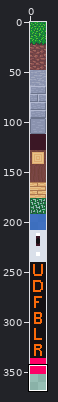
Two versions of one pixel-art file, art/atlas.aseprite. Above: a wide view before the commit, with the close-up outlined.
Close-up. Before the commit:
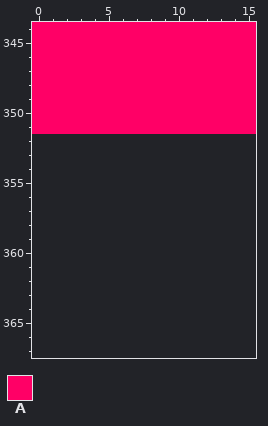
16x352 pixels, 1 frame. Colours within 5 levels of each other are drawn and written as one. Shown: x 0..15, y 344..367. The old version is drawn lined up with the new one, on the new canvas.
Palette (. is transparent): A #ff0066
Pixels before, first column x 0:
344 AAAAAAAAAAAAAAAA
345 AAAAAAAAAAAAAAAA
346 AAAAAAAAAAAAAAAA
347 AAAAAAAAAAAAAAAA
348 AAAAAAAAAAAAAAAA
349 AAAAAAAAAAAAAAAA
350 AAAAAAAAAAAAAAAA
351 AAAAAAAAAAAAAAAA
Once edited:
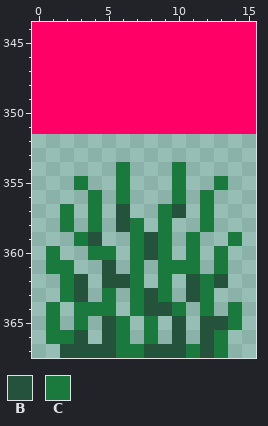
Colours new in this view: B #24523b  C #1a7a3e
The edit:
canvas 16x352 -> 16x368
y 354: x 6 . -> C; x 10 . -> C
y 355: x 3 . -> C; x 6 . -> C; x 10 . -> C; x 13 . -> C
y 356: x 4 . -> C; x 6 . -> C; x 10 . -> C; x 12 . -> C
y 357: x 2 . -> C; x 4 . -> C; x 6 . -> B; x 9..10 .. -> CB; x 12 . -> C
y 358: x 2 . -> C; x 4 . -> C; x 6..7 .. -> BC; x 9 . -> C; x 12 . -> C
y 359: x 3..4 .. -> CB; x 7..9 ... -> CBC; x 11 . -> C; x 14 . -> C
y 360: x 1 . -> C; x 4..5 .. -> CC; x 7..9 ... -> CBC; x 11 . -> C; x 13 . -> C
y 361: x 1..2 .. -> CC; x 5 . -> B; x 7 . -> C; x 9..11 ... -> CCC; x 13 . -> C
y 362: x 2..3 .. -> CB; x 5..7 ... -> BBC; x 9 . -> C; x 11..13 ... -> BCB
y 363: x 2..3 .. -> CB; x 5 . -> C; x 7..9 ... -> CBC; x 11..12 .. -> BC
y 364: x 1 . -> C; x 3..5 ... -> CCC; x 7..10 .... -> CBBC; x 12 . -> C; x 14 . -> C
y 365: x 1 . -> C; x 3 . -> C; x 5..6 .. -> BC; x 8 . -> C; x 10 . -> B; x 12..14 ... -> BBC
y 366: x 1..3 ... -> CCB; x 5..6 .. -> BC; x 8 . -> C; x 10 . -> B; x 12..13 .. -> BC
y 367: x 2..13 ............ -> BBBBCCBBBCBC
Changed places in both close-ups, as pixel boxes (x1, y1, x2, y2):
added: (46, 162, 242, 358)
